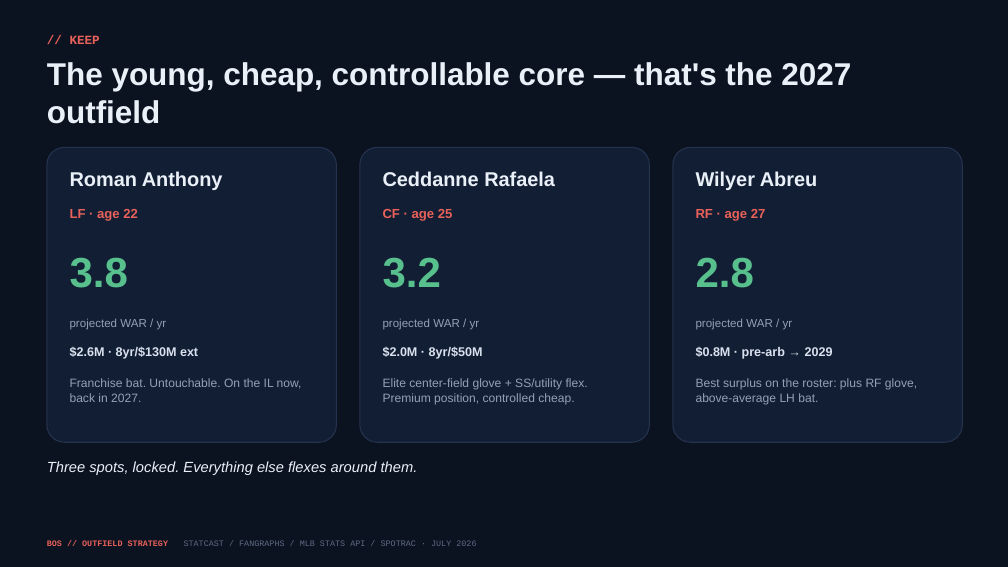
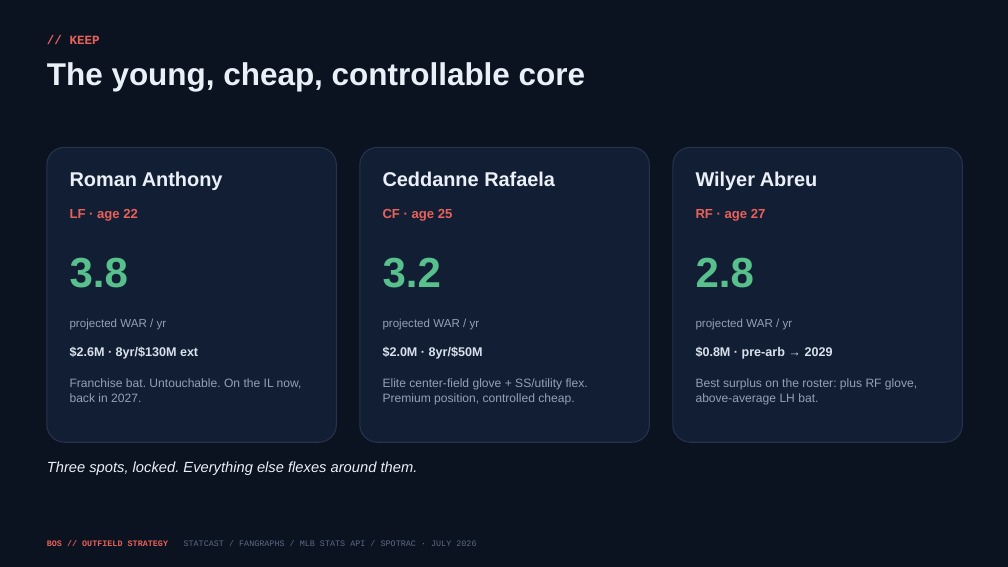
Before and after one commit to justinloo12/jarren-duran-outlier-analysis, a slide deck: slide 4 of outputs/Red_Sox_Outfield_Strategy.pptx. Drawn at 1008x567 pixels with LibreOffice and Linux fonts; fonts in the diff are those of the drawing. Boxes give left, top, right and bottom in pixels: in the first picture for what was removed or moved away, otherwise in the second. Text is boxed around its words. In the diff, an @@ line names an element or a change of style, - is before the commit and + after.

```diff
--- a/outputs/Red_Sox_Outfield_Strategy.pptx
+++ b/outputs/Red_Sox_Outfield_Strategy.pptx
@@ text at [47,62,585,91]: text changed @@
-The young, cheap, controllable core — that's the 2027 outfield
+The young, cheap, controllable core
```
Also in this commit, not shown: 14 other slides changed, 43 other files.
